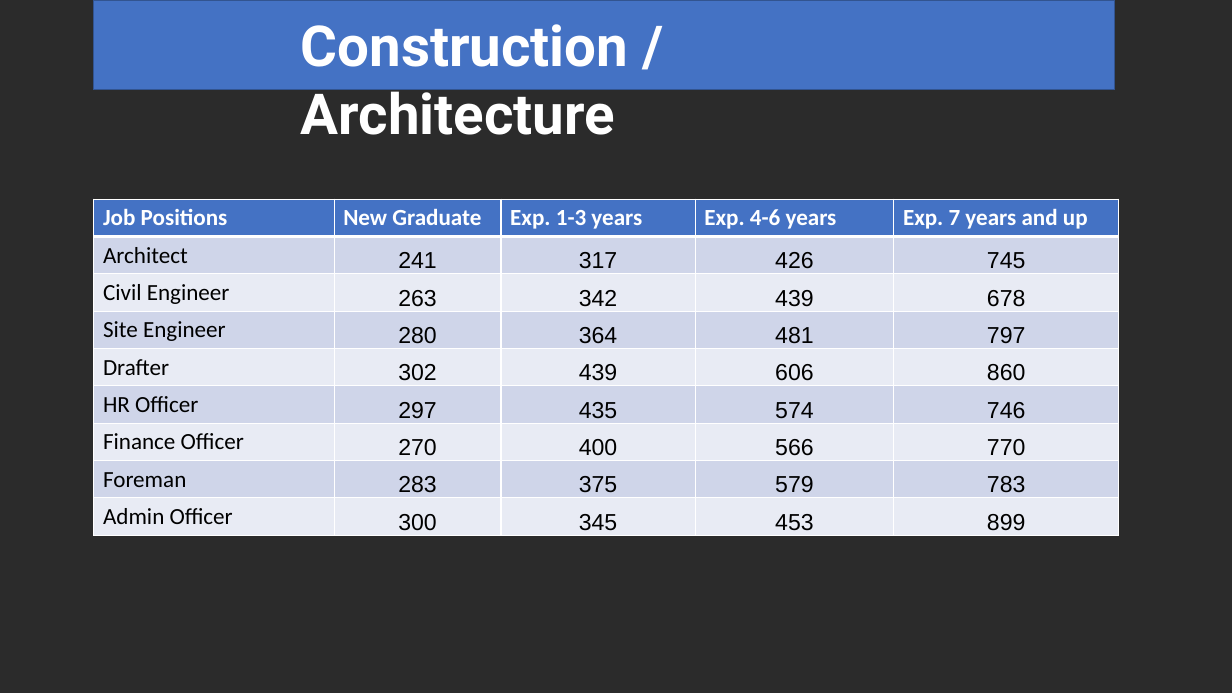
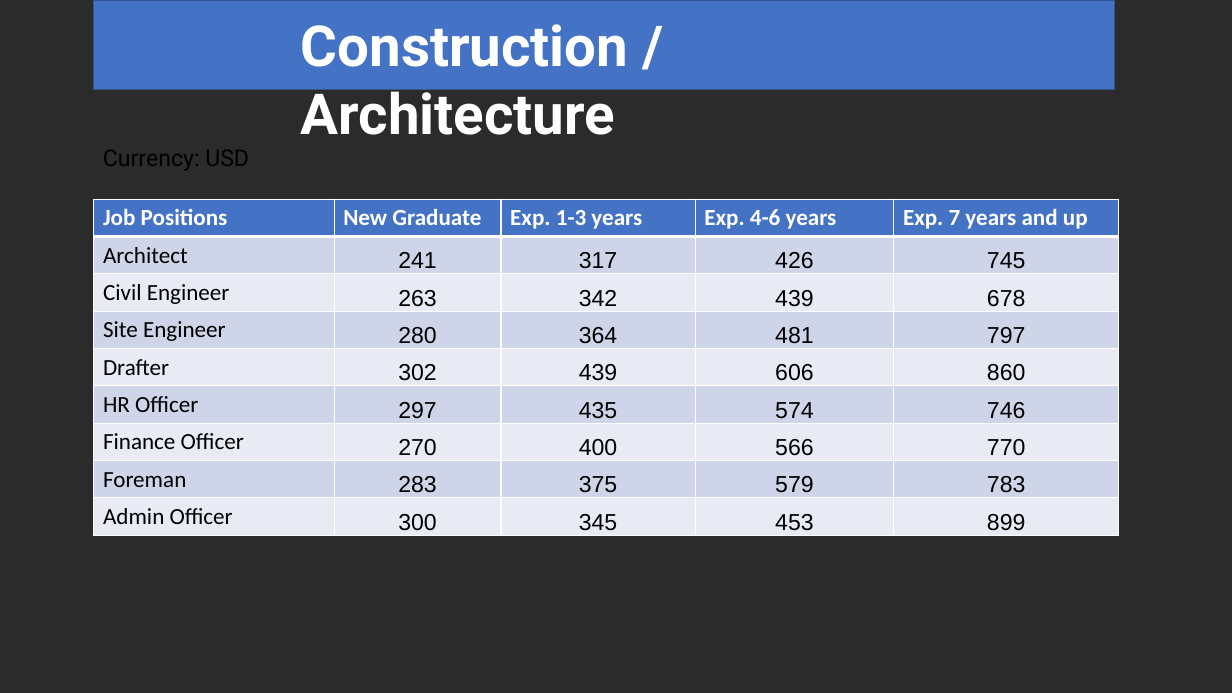
Before and after one commit to Phoud/108salarysurvey2, a slide deck: slide 9 of Presentation/Presentation.pptx (slide 8 before the commit). Drawn at 1232x693 pixels with LibreOffice and Linux fonts; fonts in the diff are those of the drawing; background and template pictures are left out; a plain dark background stands for a picture behind light text. Boxes give left, top, right and bottom in pixels: in the first picture for what was removed or moved away, otherwise in the second. Text is boxed around its words. In the diff, an @@ line names an element or a change of style, - is before the commit and + after.

```diff
--- a/Presentation/Presentation.pptx
+++ b/Presentation/Presentation.pptx
@@ text added at bbox=[103, 150, 249, 170], 18 pt, text #000000 @@
+Currency: USD
```
Also in this commit, not shown: 15 other slides changed, 14 slides added, 2 slides removed, 20 other files.
